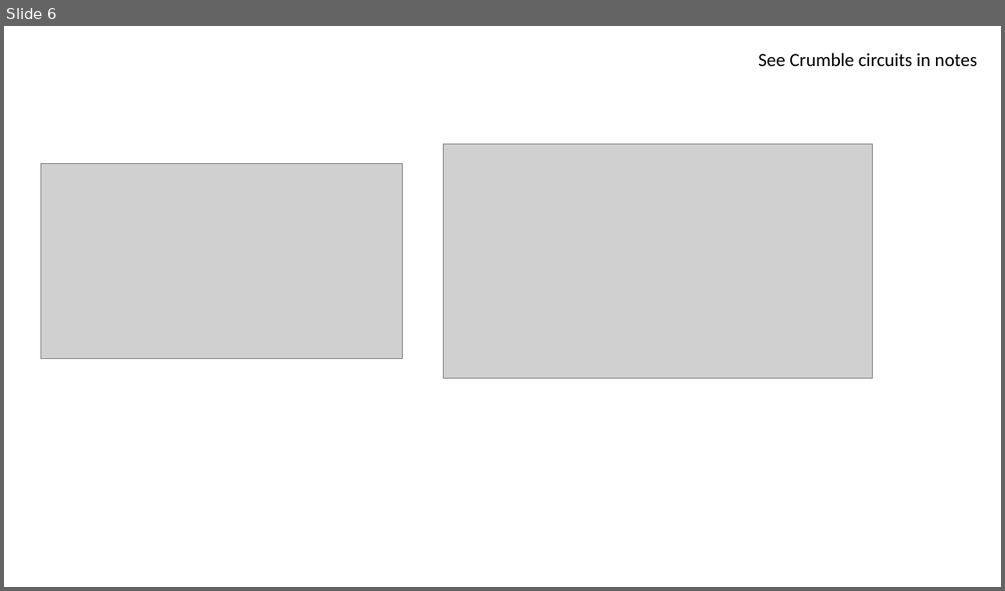
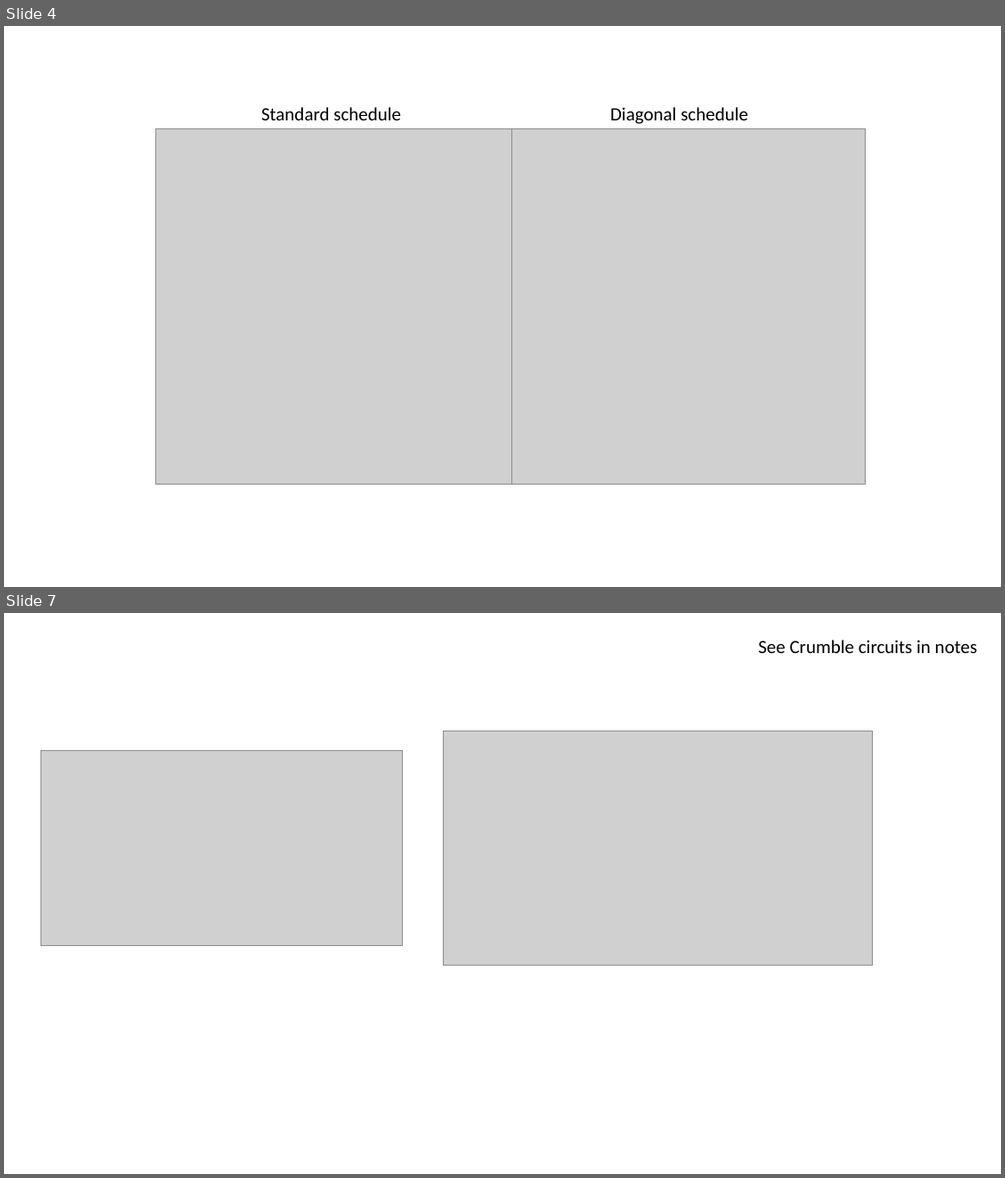
Before and after one commit to kishonyWIS/diagonal_syndrome_extraction_surface_code, a slide deck: Diagonal Schedule.pptx. Shown one above the other, each under a label of ours: slide 6 before the commit, slides 4 and 7 after it; the slides between them are not shown. The pictures are 1005x591 and 1005x1178 pixels, drawn with LibreOffice and Linux fonts; fonts in the diff are those of the drawing; grey boxes stand for pictures. Boxes give left, top, right and bottom in pixels: in the first picture for what was removed or moved away, otherwise in the second. Text is boxed around its words. In the diff, an @@ line names an element or a change of style, - is before the commit and + after.

Commit message:
Update benchmark, visualization scripts, and documentation
- Update Diagonal Schedule presentation
- Update benchmark_patch_rotation.py and generate_schedule_svgs.py
- Update interface plaquette circuit documentation

```diff
--- a/Diagonal Schedule.pptx
+++ b/Diagonal Schedule.pptx
@@ slide 4 added at (4,26,1001,587), background #FFFFFF @@
@@ picture added at (156,128,512,484) @@
@@ text added at (261,107,401,120), 18 pt, text #000000 @@
+Standard schedule
@@ picture added at (509,128,865,484) @@
@@ text added at (610,107,748,124), 18 pt, text #000000 @@
+Diagonal schedule
@@ what was slide 6 is now slide 7 @@
```
Also in this commit, not shown: 8 slides changed, 2 other slides added, 1 slide removed, 4 other files.
